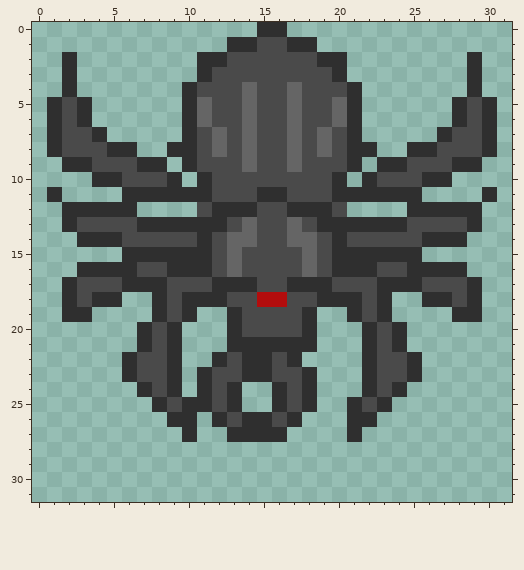
File history of a pixel-art sprite, graphics/characters/araignee velue/araignee velue-1.png. Above, as it was before the edit.
The file is 32x32 pixels.
Once edited:
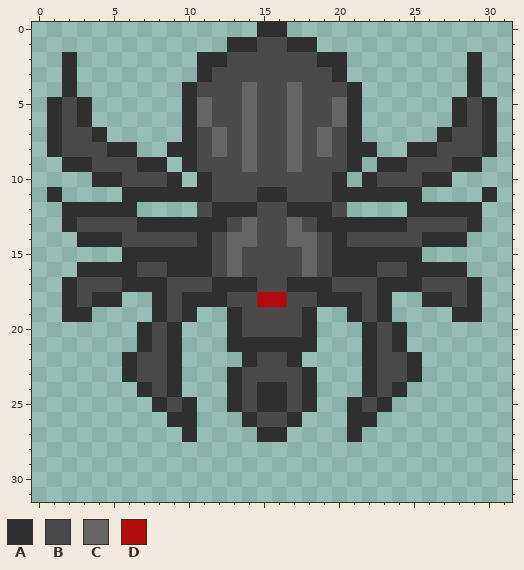
Palette (. is transparent): A #2f2f2f  B #4a4a4a  C #656565  D #b30d0d
Change:
@@ x 9..17 @@
 21 A...AAAAA
-22 A..ABAABA
-23 A.ABBAABB
-24 A.ABA..AB
-25 BAABA..AB
-26 AA.ABAABA
-27 .A..AAAA.
+22 A....ABBA
+23 A...ABBBB
+24 A...ABAAB
+25 BA..ABAAB
+26 AA...ABBA
+27 .A....AA.
 28 .........
